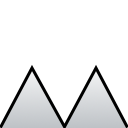
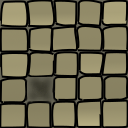
Before/after of a 128x128 layered artwork. What changed in the layer stack:
added group "Ground3_D" with 3 layers above "Wall" over box(0, 0, 128, 128)
added layer "GroundBorder #4" in group "Ground3_D" over box(0, 0, 128, 128)
added layer "GroundColor #4" in group "Ground3_D" over box(1, 1, 127, 127)
added layer "GroundBackgroundColor #4" in group "Ground3_D" over box(0, 0, 128, 128)
hid group "Spikes" (2 layers) over box(0, 64, 128, 128)
